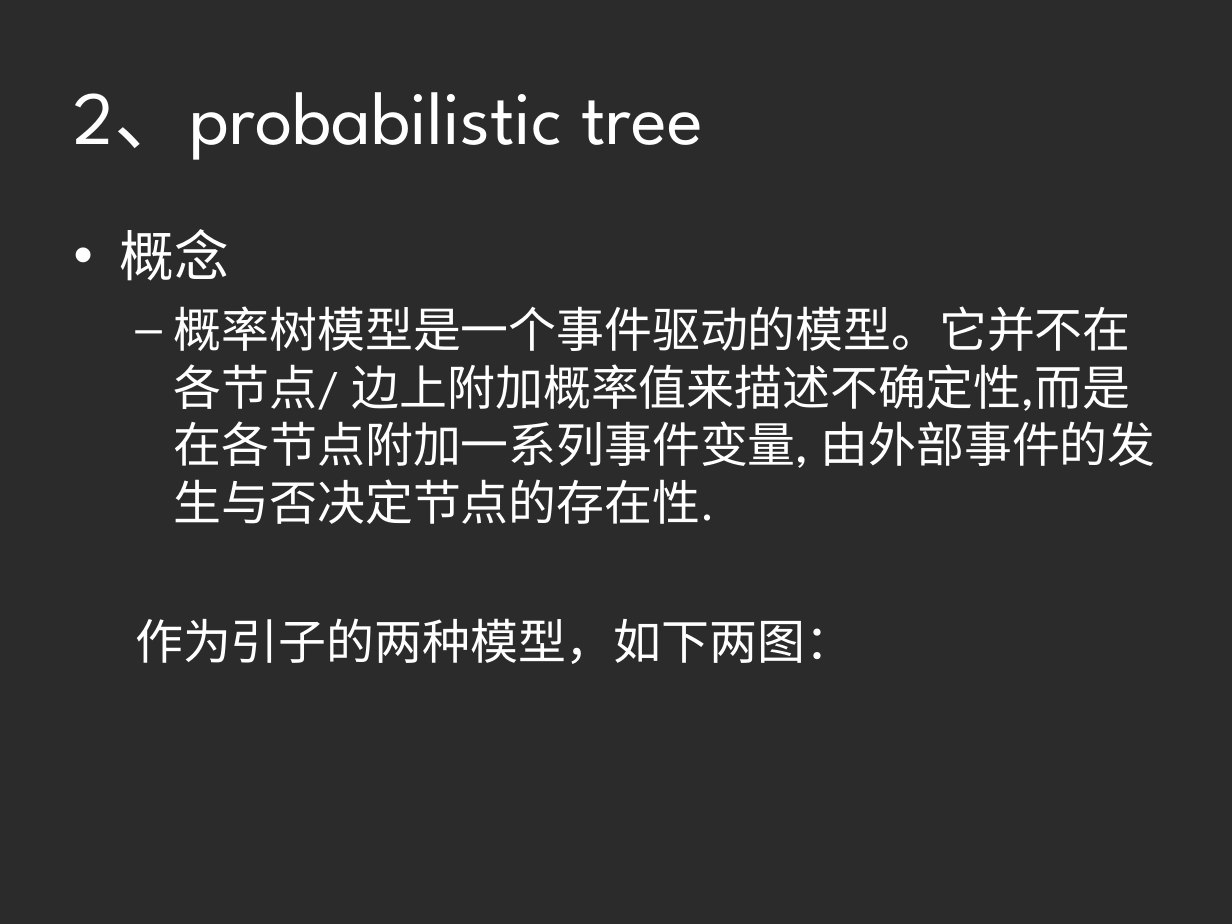
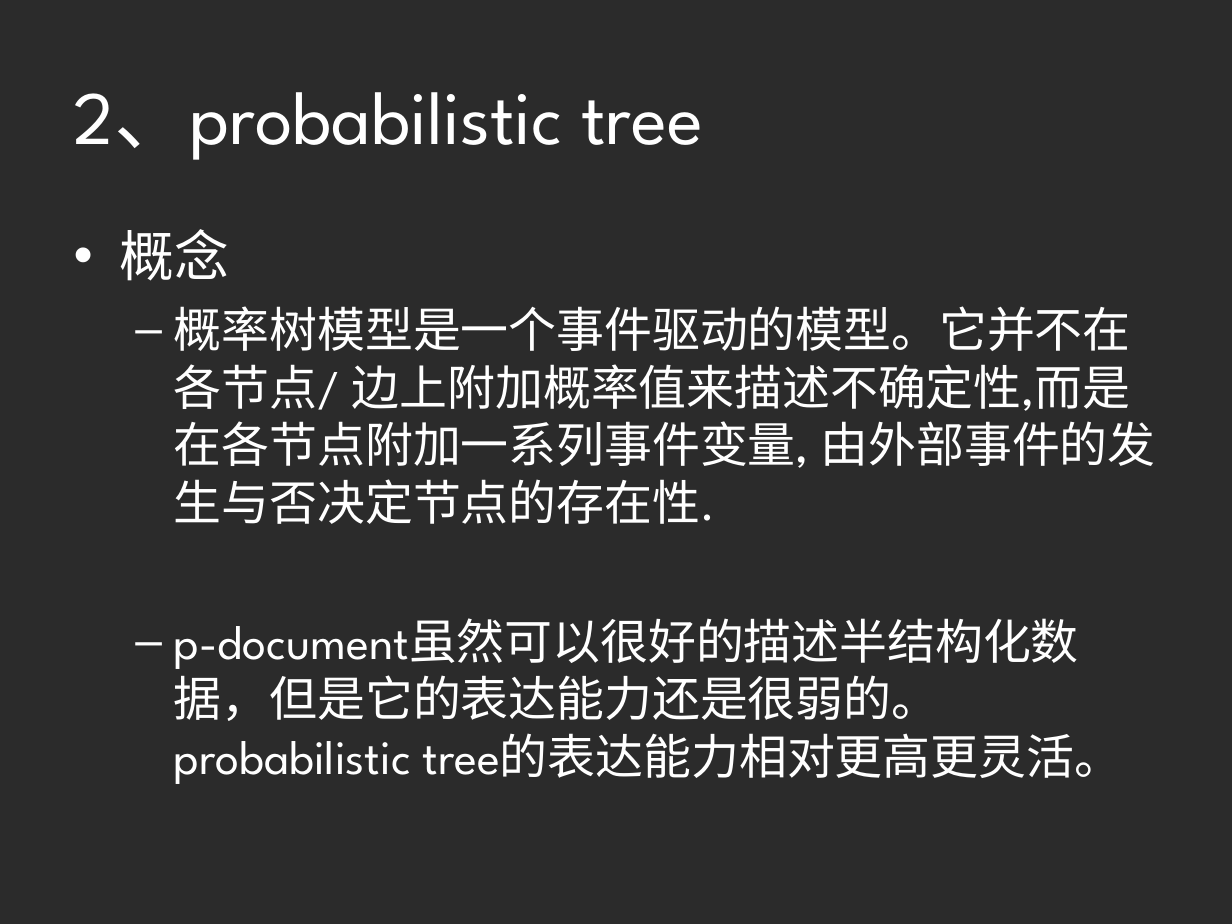
Before and after one commit to HiltonWei/wpstest, a slide deck: slide 27 of branches/江李科/资料整理与读书报告/不确定性数据的建模.ppt (slide 25 before the commit). Drawn at 1232x924 pixels with LibreOffice and Linux fonts; fonts in the diff are those of the drawing; background and template pictures are left out; a plain dark background stands for a picture behind light text. Boxes give left, top, right and bottom in pixels: in the first picture for what was removed or moved away, otherwise in the second. Text is boxed around its words. In the diff, an @@ line names an element or a change of style, - is before the commit and + after.

```diff
--- a/branches/江李科/资料整理与读书报告/不确定性数据的建模.ppt
+++ b/branches/江李科/资料整理与读书报告/不确定性数据的建模.ppt
@@ text at [174, 618, 1122, 784]: text changed @@
-  作为引子的两种模型，如下两图：
+  – p-document虽然可以很好的描述半结构化数据，但是它的表达能力还是很弱的。probabilistic tree的表达能力相对更高更灵活。
```
Also in this commit, not shown: 1 other slide changed, 3 slides added, 3 slides removed.
